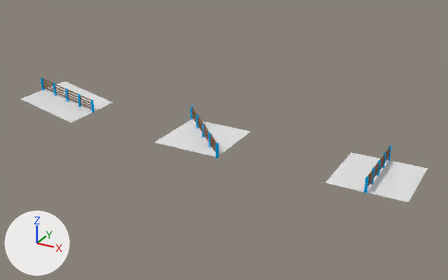
The Blender file infrastructure/rail/rail_fences.blend as it was, and as the next commit left it.
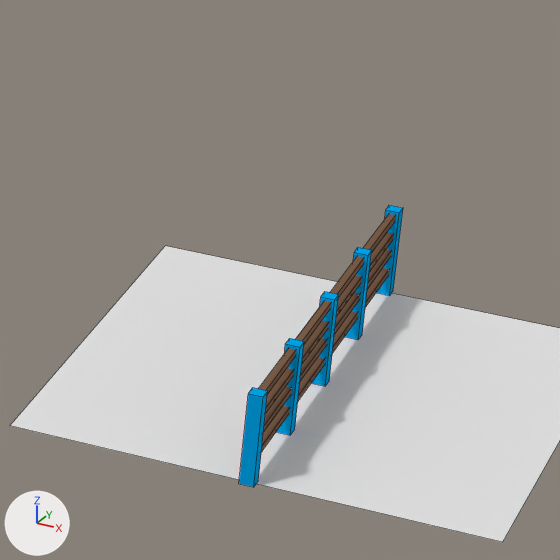
The first picture shows the older version from a 50 mm camera at (3.3, -13.89, 6.99) aimed at (-4.41, 0.12, -0.02). The close-ups show both versions on the part from 72% to 93% of the width and 40% to 73% of the height of that picture; other places that the commit changed are outside them. The lights are fixed; the arrows at lower left show +X, +Y and +Z. The close-ups show mesh edges as thin lines.
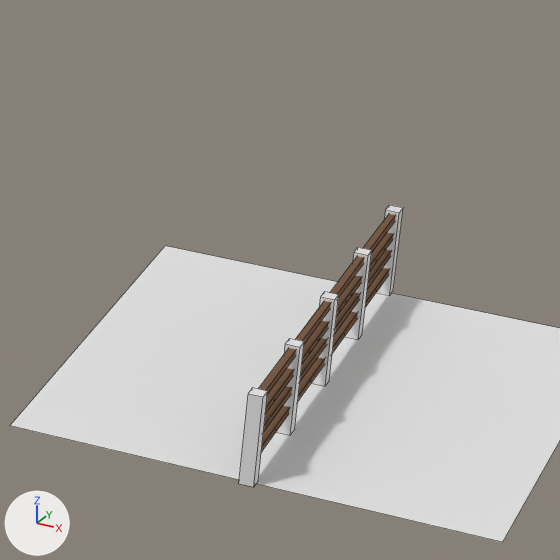
Boxes (x1, y1, x2, y2) around the edits, measured in the close-ups (560 x 560 px):
part 1 of me_cube, recoloured (cyan to grey): (239, 205, 403, 487) in both

The change in detail:
Material 'CC_Grunge' (mat_cc_grunge) is new.
me_cube has 72 vertices, 54 faces and spans x -1.2..1.2, y -41.2..41.2, z 0.0..16.0.
me_cube is used by ob_cube; location (0.0, 0.0, 0.0); scale (0.025, 0.025, 0.025).
me_cube part 1: all 30 faces that had it switch from mat_cc_normal (cyan #00a5eb) to mat_cc_grunge.
